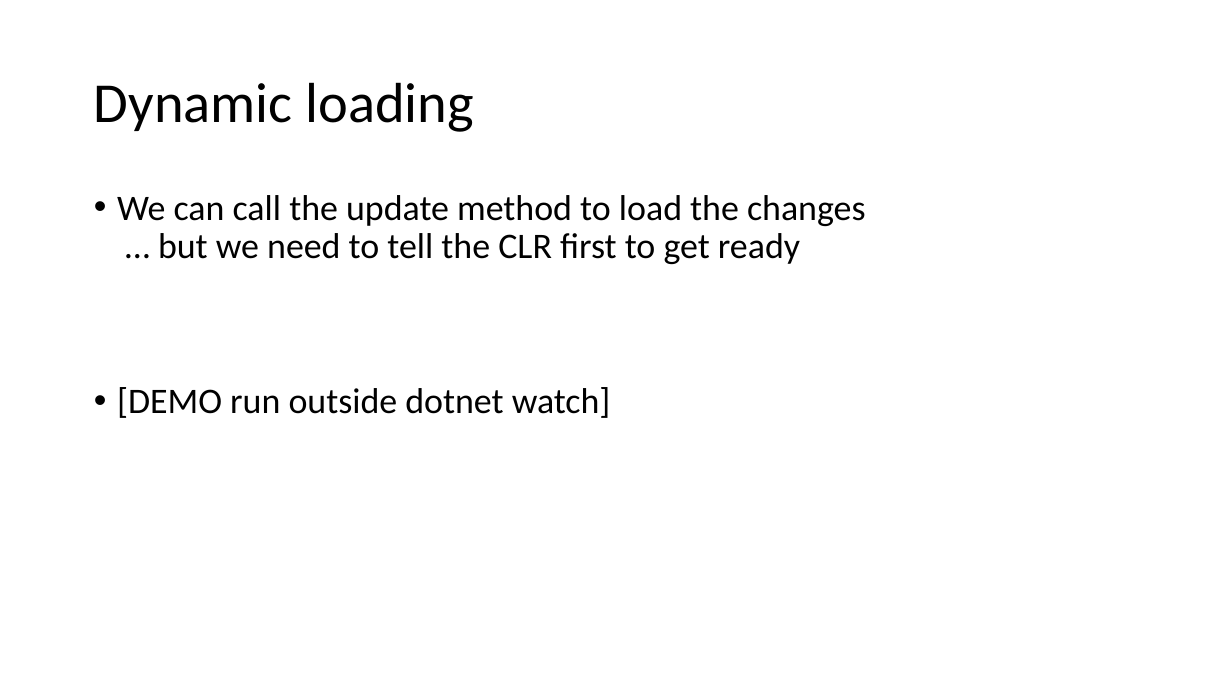
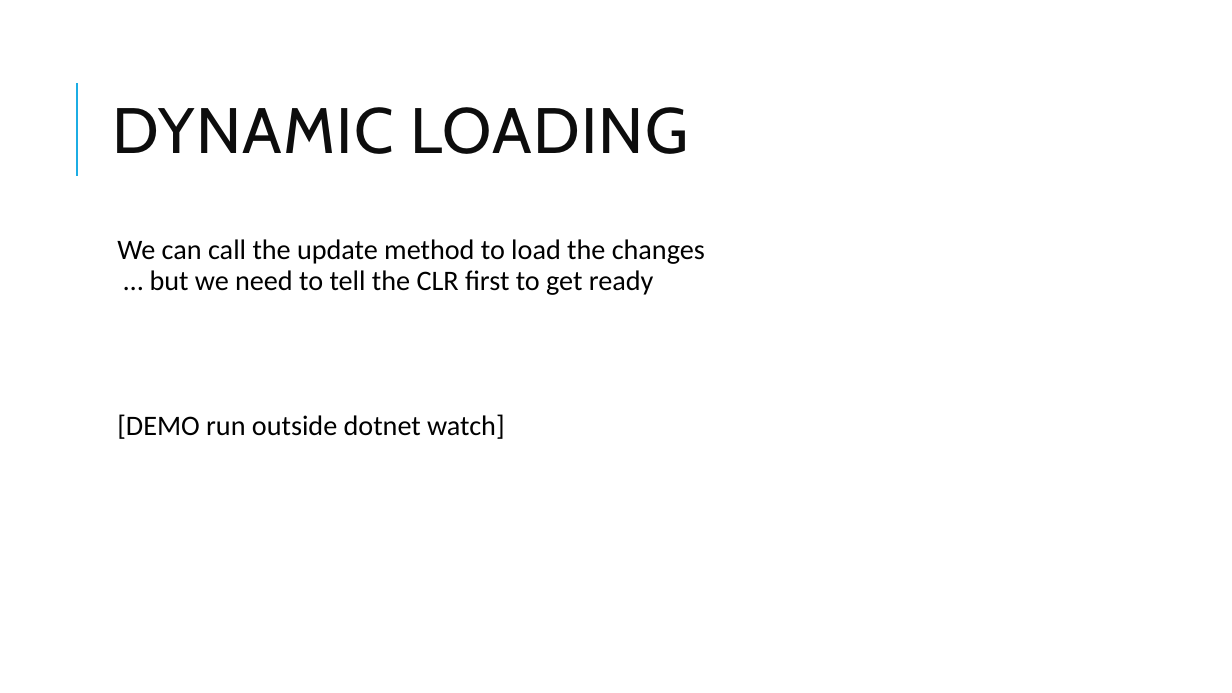
Before and after one commit to clivetong/Talks, a slide deck: slide 12 of EnCForTheWin/HotReloadAndEditAndContinue.pptx. Drawn at 1232x693 pixels with LibreOffice and Linux fonts; fonts in the diff are those of the drawing. Boxes give left, top, right and bottom in pixels: in the first picture for what was removed or moved away, otherwise in the second. Text is boxed around its words. In the diff, an @@ line names an element or a change of style, - is before the commit and + after.

Commit message:
Add design

```diff
--- a/EnCForTheWin/HotReloadAndEditAndContinue.pptx
+++ b/EnCForTheWin/HotReloadAndEditAndContinue.pptx
@@ line added from (77, 176) to (77, 83), #1CADE4 1.5 pt @@
@@ title at box(113, 107, 689, 154): text changed; size 44 to 50 pt; font Calibri to Cabin; text colour #000000 to #0D0D0D @@
-Dynamic loading
+DYNAMIC LOADING
@@ text "We can call the update ...": place and size @@
-text "We can call the update ..." at box(117, 195, 866, 418)
+text "We can call the update ..." at box(117, 239, 705, 439)
@@ text "We can call the update ..." at box(117, 239, 705, 439): size 28 to 22 pt; bullet • to  ; more space between paragraphs @@
```
Also in this commit, not shown: 13 other slides changed.
